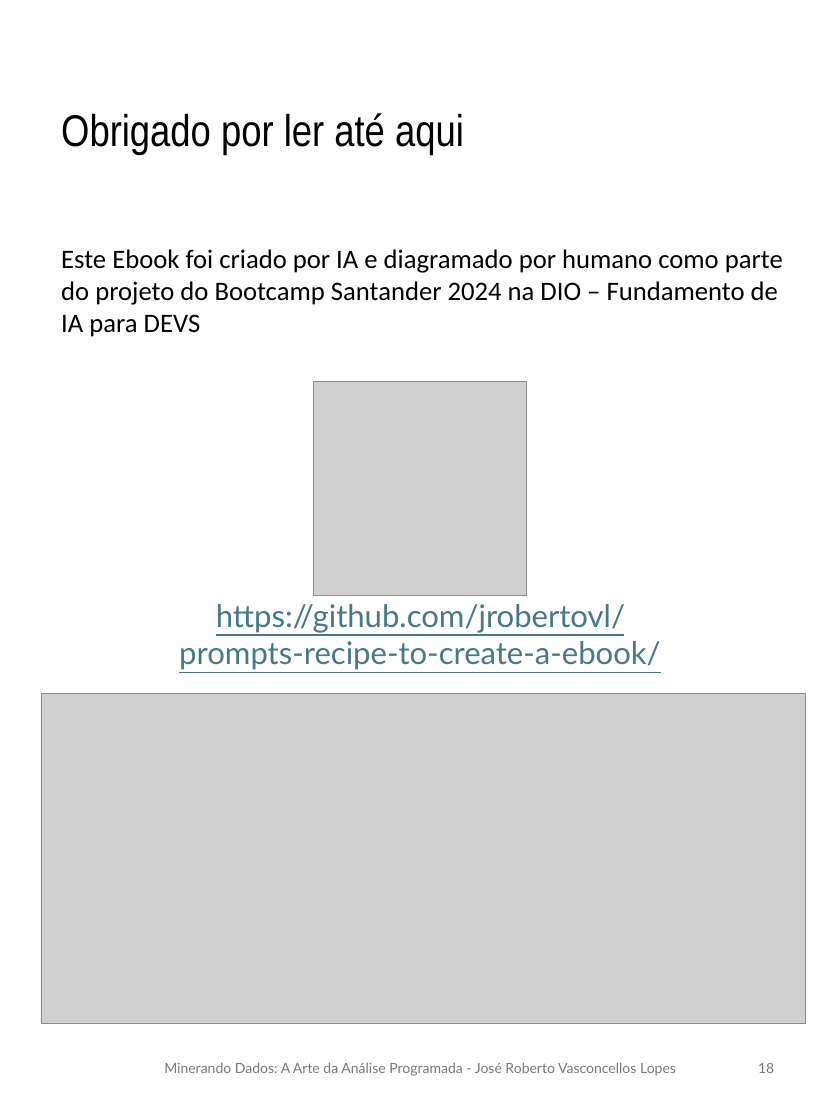
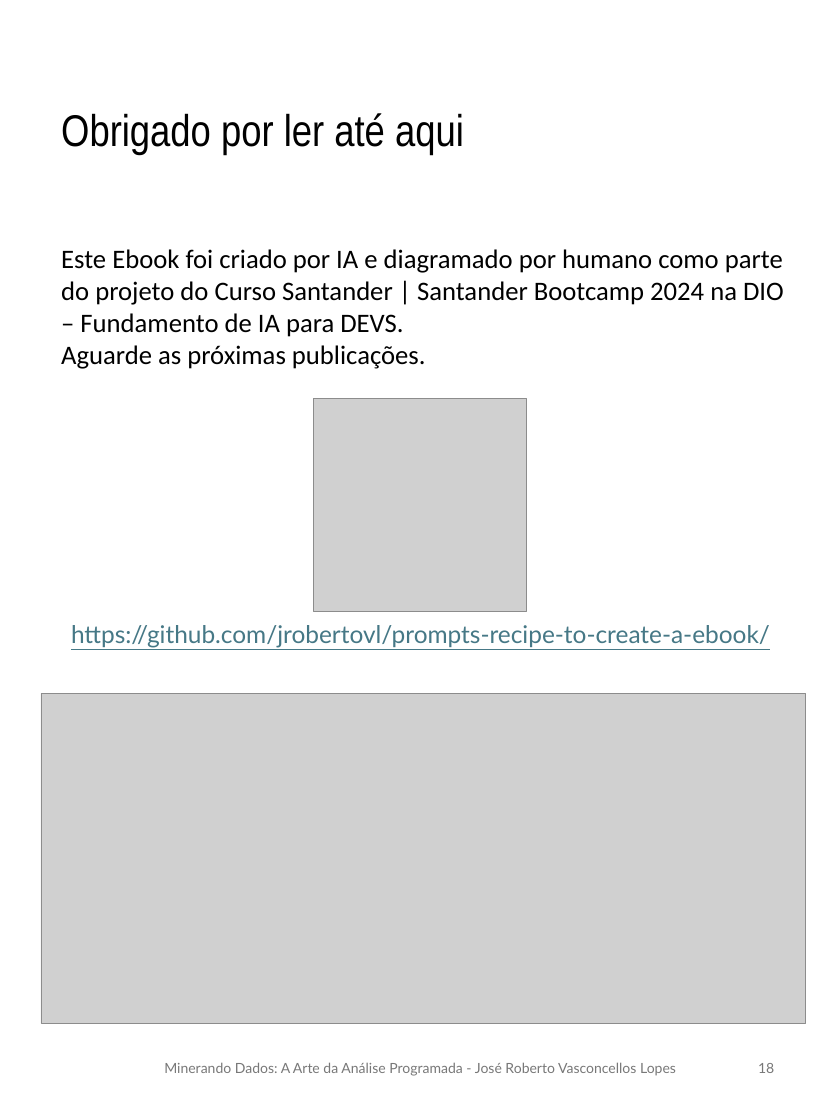
Before and after one commit to jrobertovl/prompts-recipe-to-create-a-ebook, a slide deck: slide 18 of output/Ebook_DIO.pptx. Drawn at 840x1120 pixels with LibreOffice and Linux fonts; fonts in the diff are those of the drawing; grey boxes stand for pictures. Boxes give left, top, right and bottom in pixels: in the first picture for what was removed or moved away, otherwise in the second. Text is boxed around its words. In the diff, an @@ line names an element or a change of style, - is before the commit and + after.

```diff
--- a/output/Ebook_DIO.pptx
+++ b/output/Ebook_DIO.pptx
@@ text at [61,249,784,369]: text changed @@
-Este Ebook foi criado por IA e diagramado por humano como parte do projeto do Bootcamp Santander 2024 na DIO – Fundamento de IA para DEVS
+Este Ebook foi criado por IA e diagramado por humano como parte do projeto do Curso Santander | Santander Bootcamp 2024 na DIO – Fundamento de IA para DEVS.
+Aguarde as próximas publicações.
@@ picture: place and size @@
-picture at [314,382,527,595]
+picture at [314,398,527,612]
@@ text "https://github.com/jrobertovl/prompts-recipe-to-create-a-ebo ...": place and size @@
-text "https://github.com/jrobertovl/prompts-recipe-to-create-a-ebo ..." at [179,604,661,670]
+text "https://github.com/jrobertovl/prompts-recipe-to-create-a-ebo ..." at [71,625,770,648]
@@ text "https://github.com/jrobertovl/prompts-recipe-to-create-a-ebo ..." at [71,625,770,648]: size 28 to 22 pt @@
```
Also in this commit, not shown: 2 other slides changed, 1 other file.
